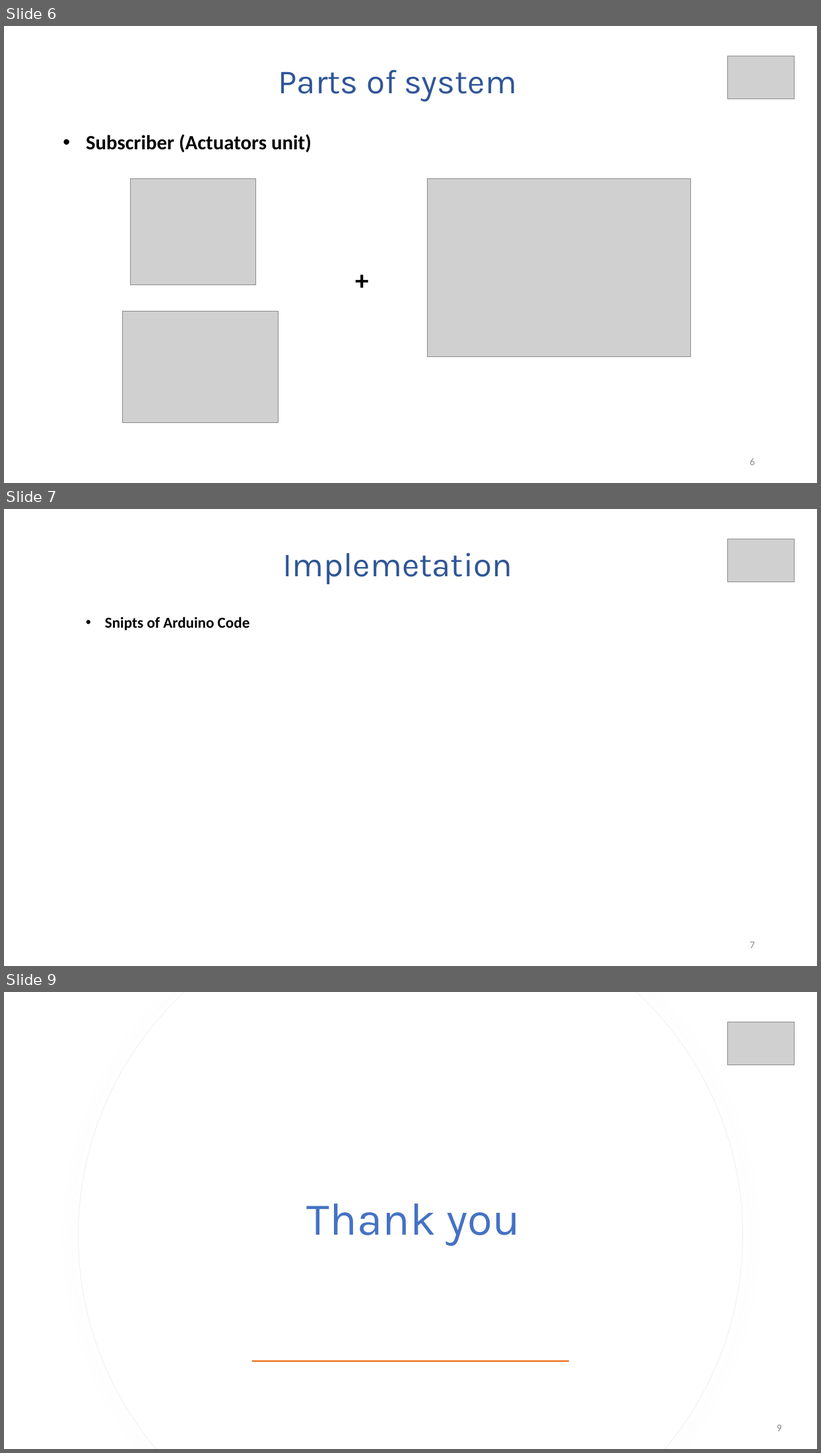
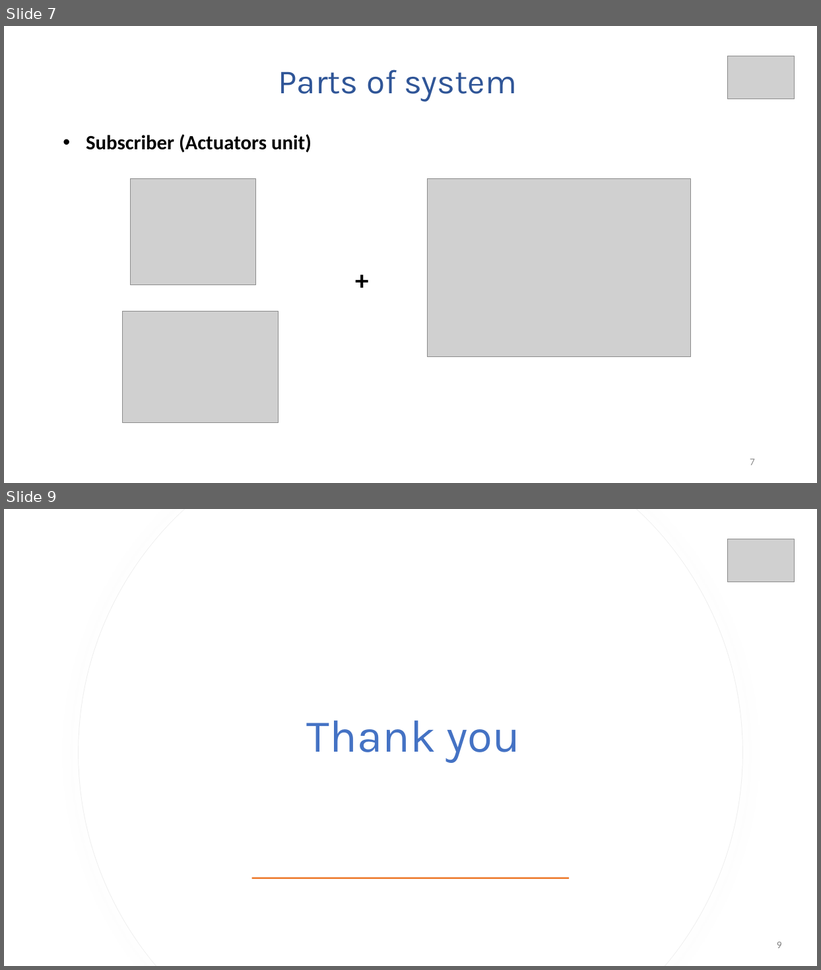
Before and after one commit to JaouaherBelgacem/Hw_and_AES-projects, a slide deck: AES Project/IOT presentation.pptx. Shown one above the other, each under a label of ours: slides 6, 7 and 9 before the commit, slides 7 and 9 after it; the slides between them are not shown. The pictures are 821x1453 and 821x970 pixels, drawn with LibreOffice and Linux fonts; fonts in the diff are those of the drawing; grey boxes stand for pictures. Boxes give left, top, right and bottom in pixels: in the first picture for what was removed or moved away, otherwise in the second. Text is boxed around its words. In the diff, an @@ line names an element or a change of style, - is before the commit and + after.

```diff
--- a/AES Project/IOT presentation.pptx
+++ b/AES Project/IOT presentation.pptx
@@ slide 7 removed at [4,509,817,966], background #FFFFFF @@
@@ picture removed at [727,539,794,582] @@
@@ title removed at [283,553,512,584] @@
-Implemetation
@@ text removed at [105,617,250,630] @@
-• Snipts of Arduino Code
@@ page number removed at [750,942,755,949] @@
-7
@@ what was slide 6 is now slide 7 @@
@@ page number at [750,459,755,466]: text changed @@
-6
+7
```
Also in this commit, not shown: 2 slides changed, 1 slide added, 1 other slide removed, 17 other files.
